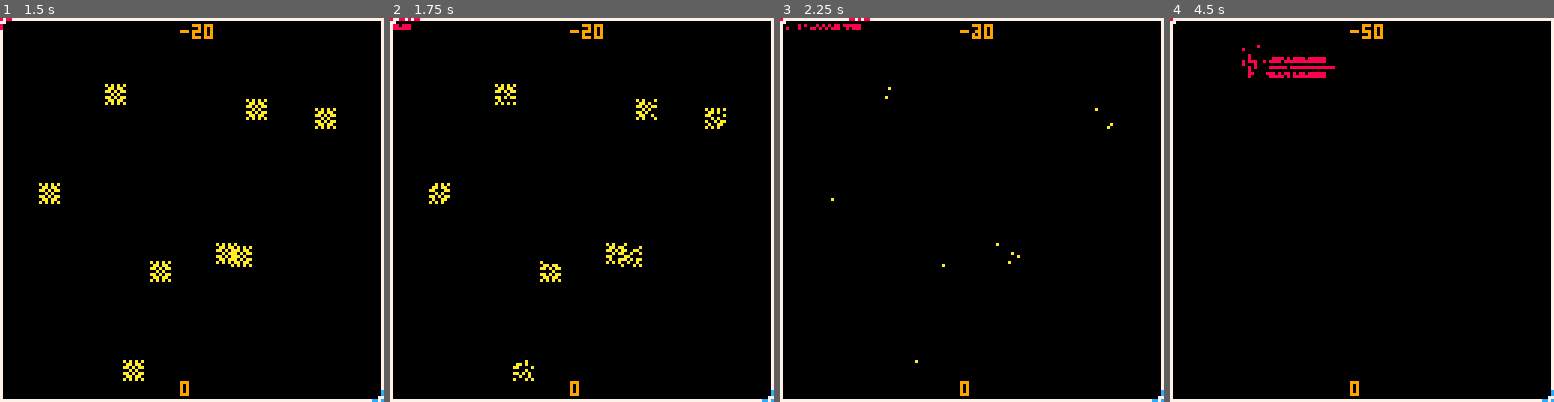
Above: before the commit, frames 1-4 (left to right).
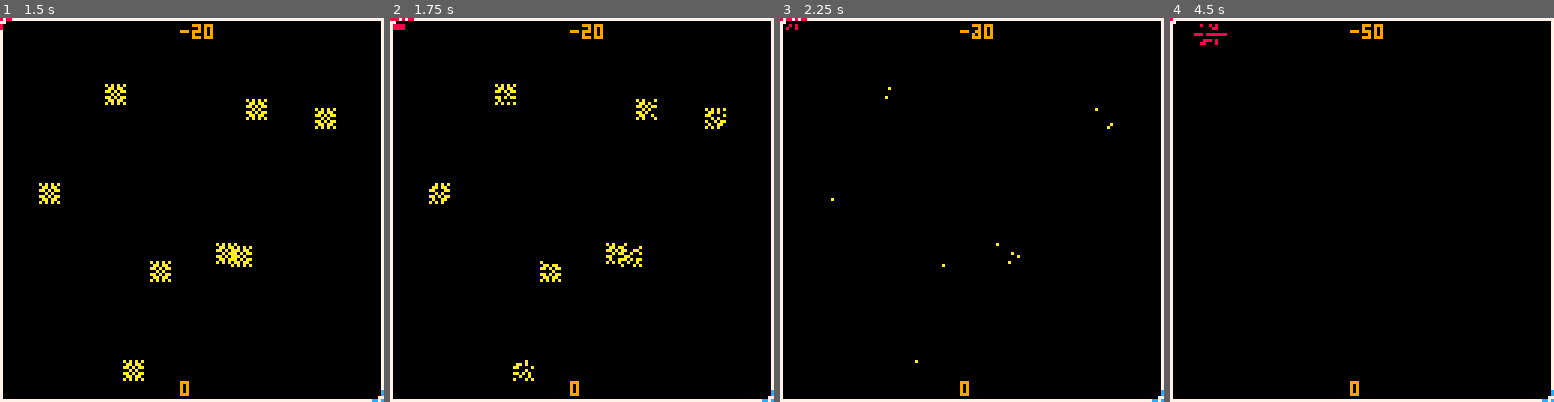
Above: after the commit, the same moments.

Repository: GerodruS/gj240120
Game: PICO-8 cartridge game.p8
The game is run twice, just before and just after one commit, with the same random seed, the same clock (stepped at 60 frames per second) and the same inputs.
Inputs (mouse positions are in pixels of both pictures, inside the frame that each line leads up to):
- Up to frame 1 (1.5 s): tap X (X key) at 0.33, 1.07 s; click (280, 121) at 0.67 s; tap O (Z key) at 0.7 s; click (46, 267) at 1.22 s
- Up to frame 2 (1.75 s): hold Right from 1.6 s (still down); tap O (Z key) at 1.7 s
- Up to frame 3 (2.25 s): click (887, 114) at 1.77 s; tap X (X key) at 1.85 s; release Right at 2.1 s; tap O (Z key) at 2.1 s; hold Up from 2.15 s (still down)
- Up to frame 4 (4.5 s): click (1342, 259) at 2.32 s; release Up at 2.42 s; hold Right 2.47-3.03 s; tap O (Z key) every 0.4 s from 2.5 to 4.1 s; click (1404, 106) at 2.87 s; tap X (X key) at 2.97, 4.08 s; hold Left 3.08-3.58 s; click (1465, 256) at 3.42 s; hold Down 3.63-3.97 s; click (1231, 102) at 3.97 s; hold Right from 4.02 s (still down)

Frame 1 is identical in both runs. In frame 2, less than 0.1% of the frame differs, in the area x 0-8%, y 0-4%; in frame 3, 0.2%; in frame 4, 0.8%, in the area x 6-43%, y 1-16%.

Commit message:
Inversed run button logic

Diff:
--- a/game.p8
+++ b/game.p8
@@ -34,7 +34,7 @@
   local p=i+1
   local d=1
 
-  if btn(🅾️,i) then
+  if not btn(🅾️,i) then
 	  if (btnp(➡️,i)) players[p][1]+=d
 		 if (btnp(⬅️,i)) players[p][1]-=d
 		 if (btnp(⬆️,i)) players[p][2]-=d
